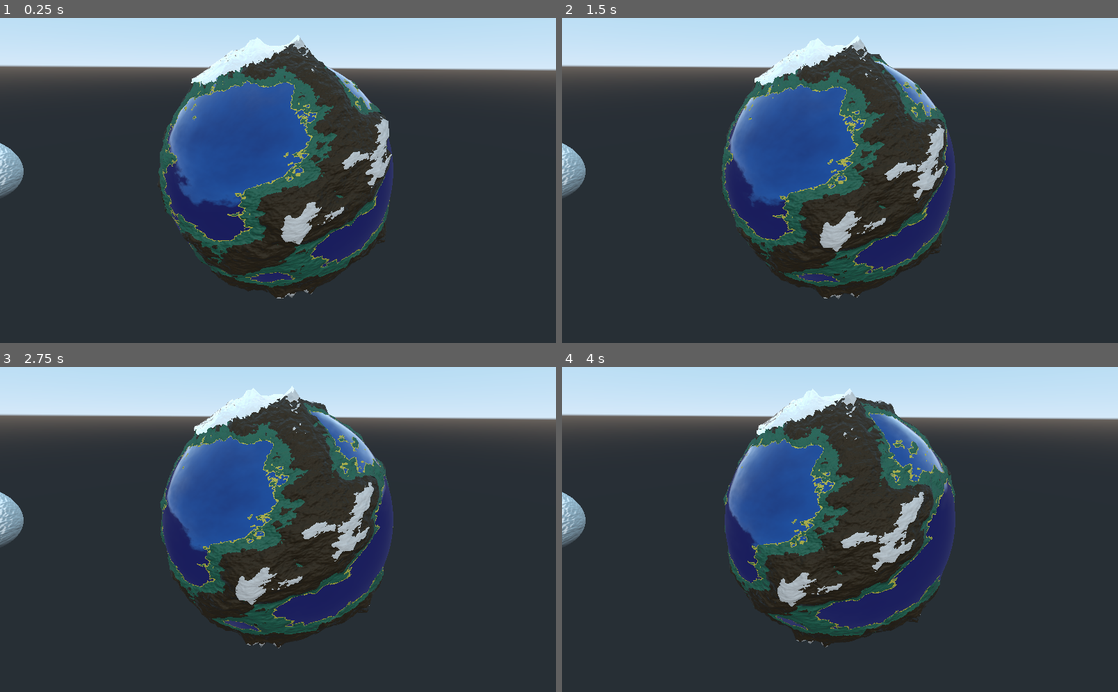
Above: before the commit, frames 1-4 (two rows, left to right).
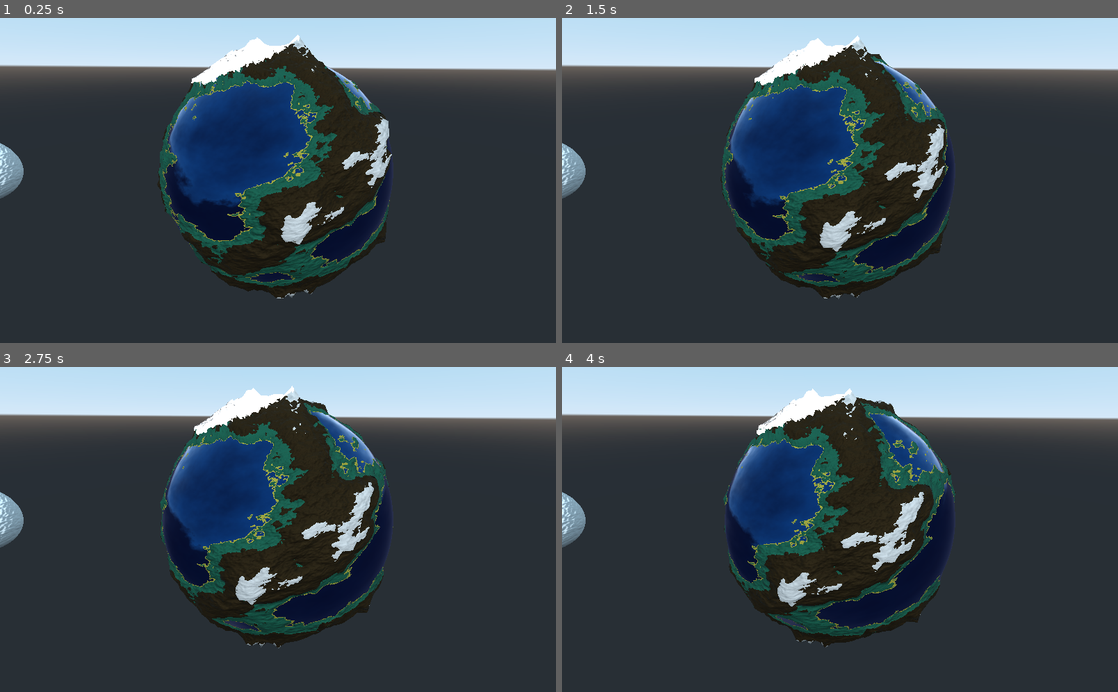
Above: after the commit, the same moments.

Repository: RichoM/SimplexNoiseTest
Game: Godot game, scene res://Test.tscn
Same seed, same stepped clock (60 frames per second), same inputs: the game is played once before the commit and once after it. Before the commit the project has no main scene; this scene is started directly in both runs.
Inputs:
- Up to frame 1 (0.25 s): no input
- Up to frame 2 (1.5 s): no input
- Up to frame 3 (2.75 s): no input
- Up to frame 4 (4 s): no input

The runs differ from the first frame. In frame 1, 12% of the frame differs, in the area x 0-71%, y 5-86%; in frame 2, 11%; in frame 3, 11%; in frame 4, 11%.

Commit message:
Changed driver settings to GLES2

Diff:
--- a/godot/project.godot
+++ b/godot/project.godot
@@ -16,8 +16,10 @@
 [application]
 
 config/name="SimplexNoiseTest"
+run/main_scene="res://Test.tscn"
 config/icon="res://icon.png"
 
 [rendering]
 
+quality/driver/driver_name="GLES2"
 environment/default_environment="res://default_env.tres"
